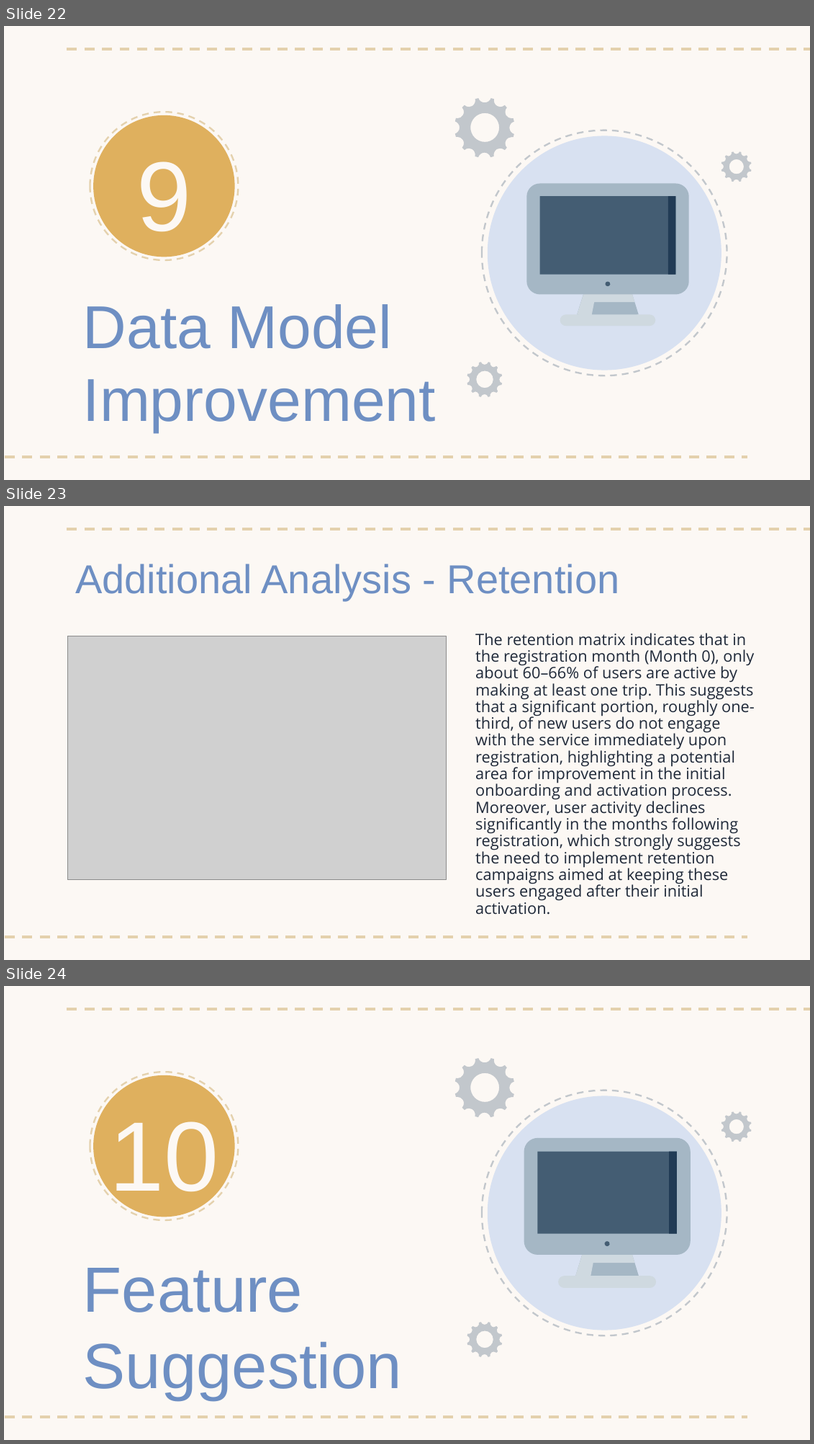
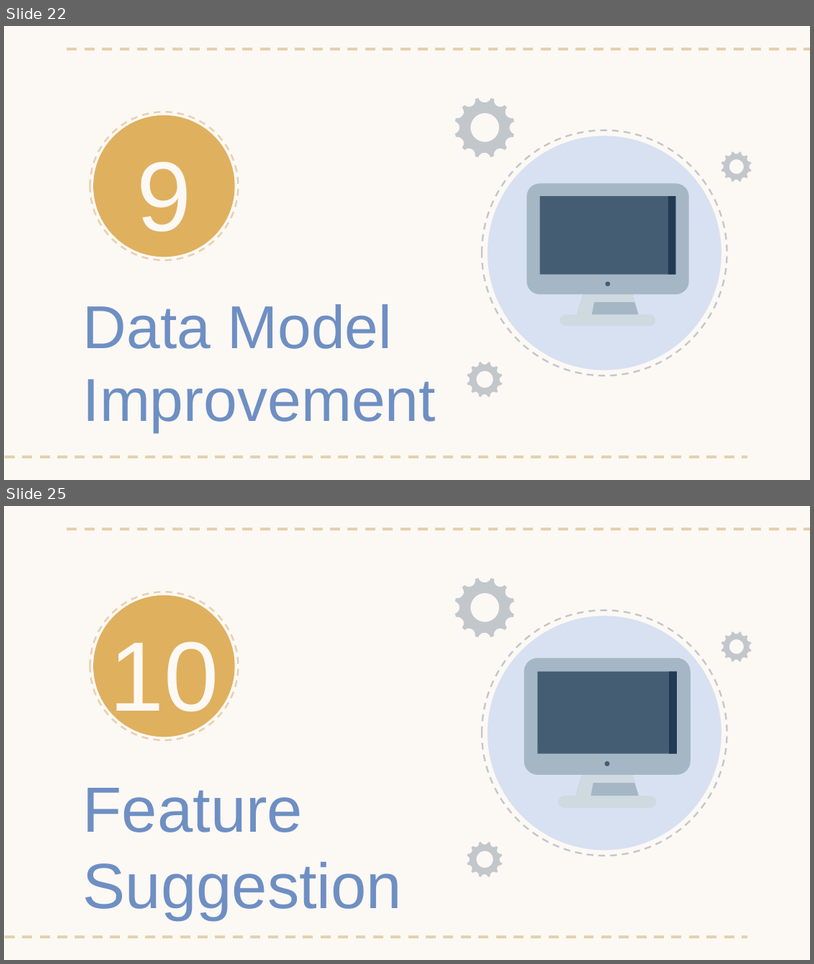
Before and after one commit to eferrario/bike-analytics, a slide deck: Bike Analytics.pptx. Shown one above the other, each under a label of ours: slides 22, 23 and 24 before the commit, slides 22 and 25 after it; the slides between them are not shown. The pictures are 814x1444 and 814x964 pixels, drawn with LibreOffice and Linux fonts; fonts in the diff are those of the drawing; grey boxes stand for pictures. Boxes give left, top, right and bottom in pixels: in the first picture for what was removed or moved away, otherwise in the second. Text is boxed around its words. In the diff, an @@ line names an element or a change of style, - is before the commit and + after.

```diff
--- a/Bike Analytics.pptx
+++ b/Bike Analytics.pptx
@@ slide 23 removed at [4,506,810,960], background #FCF8F4; not listed: 2 template elements that a slide beside it also shows @@
@@ title removed at [75,564,620,600] @@
-Additional Analysis - Retention
@@ text removed at [476,633,755,914] @@
-The retention matrix indicates that in the registration month (Month 0), only about 60–66% of users are active by making at least one trip. This suggests that a significant portion, roughly one-third, of new users do not engage with the service immediately upon registration, highlighting a potential area for improvement in the initial onboarding and activation process. Moreover, user activity declines significantly in the months following registration, which strongly suggests the need to implement retention campaigns aimed at keeping these users engaged after their initial activation.
@@ picture removed at [67,636,447,880] @@
@@ what was slide 24 is now slide 25 @@
```
Also in this commit, not shown: 2 slides changed, 2 slides added.
